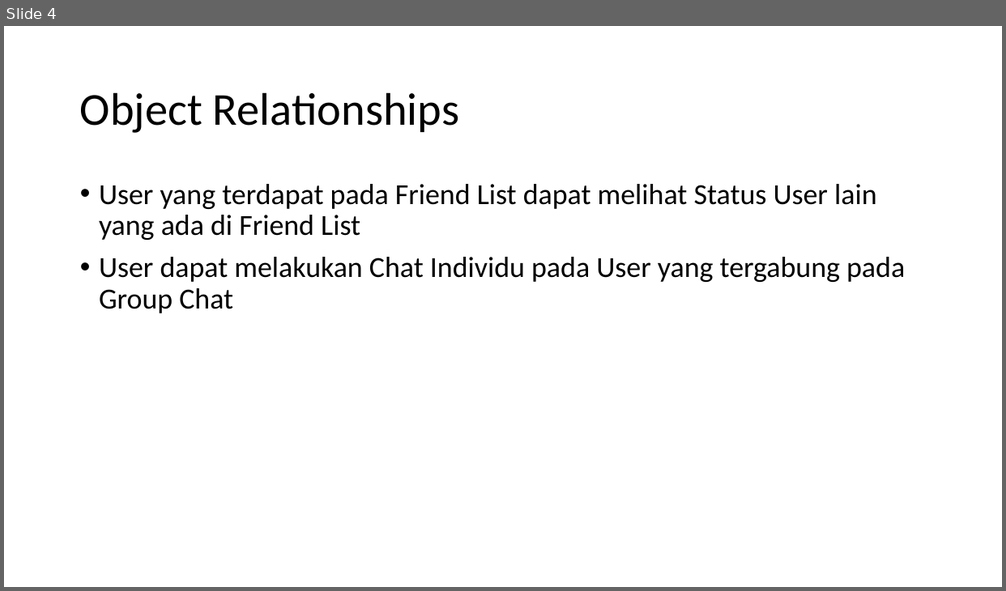
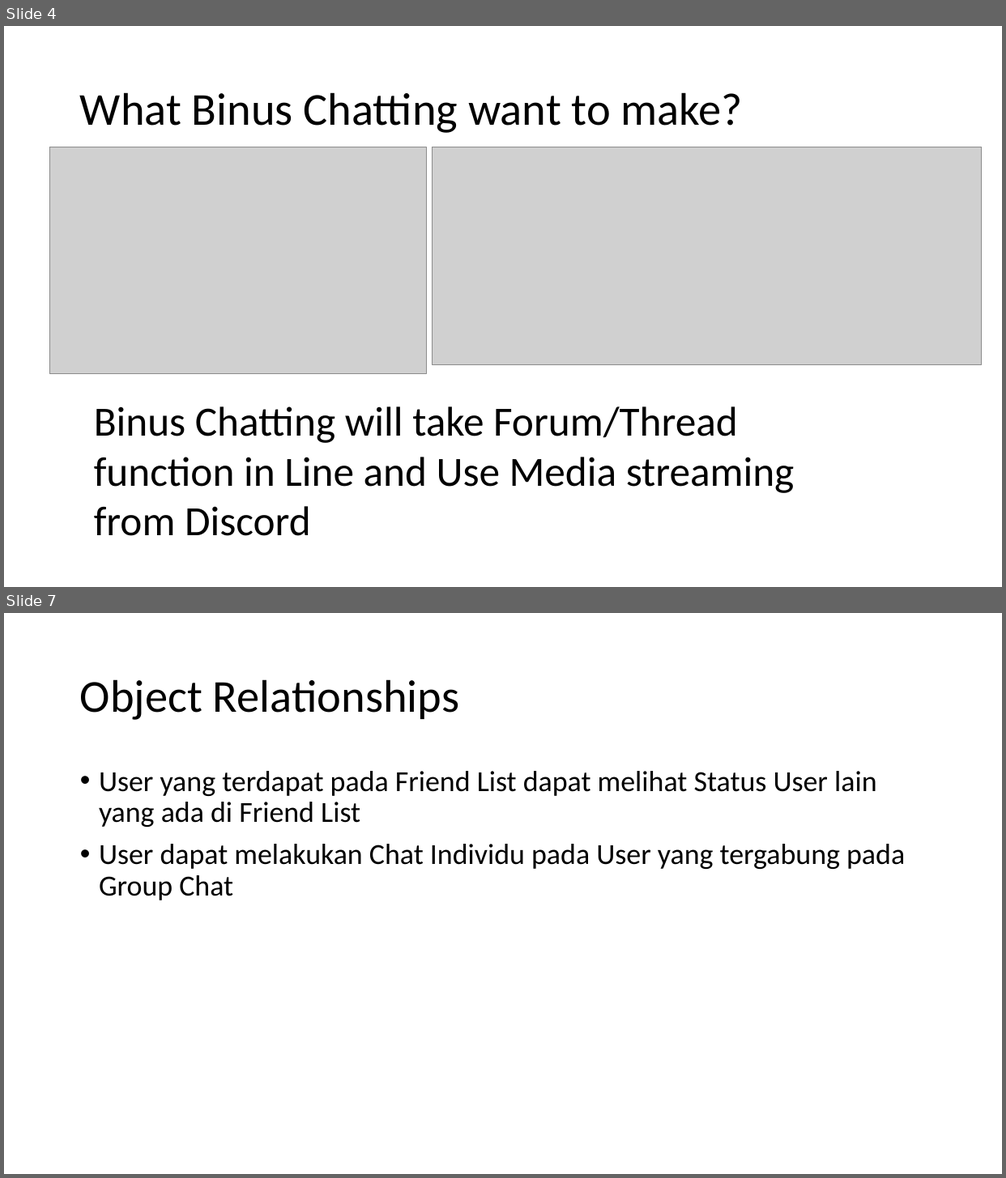
Before and after one commit to F4ckTheJ0b/HCI-2023, a slide deck: Aplikasi Binus Chatting.pptx. Shown one above the other, each under a label of ours: slide 4 before the commit, slides 4 and 7 after it; the slides between them are not shown. The pictures are 1006x591 and 1006x1178 pixels, drawn with LibreOffice and Linux fonts; fonts in the diff are those of the drawing; grey boxes stand for pictures. Boxes give left, top, right and bottom in pixels: in the first picture for what was removed or moved away, otherwise in the second. Text is boxed around its words. In the diff, an @@ line names an element or a change of style, - is before the commit and + after.

```diff
--- a/Aplikasi Binus Chatting.pptx
+++ b/Aplikasi Binus Chatting.pptx
@@ slide 4 added at [4, 26, 1002, 587], background #FFFFFF @@
@@ title added at [80, 92, 743, 133], 44 pt, text #000000 @@
+What Binus Chatting want to make?
@@ picture added at [49, 148, 426, 374] @@
@@ picture added at [432, 148, 982, 365] @@
@@ text added at [94, 407, 795, 536], 40 pt, text #000000 @@
+Binus Chatting will take Forum/Thread function in Line and Use Media streaming from Discord
@@ what was slide 4 is now slide 7 @@
```
Also in this commit, not shown: 3 slides changed, 2 other slides added, 1 slide removed.
